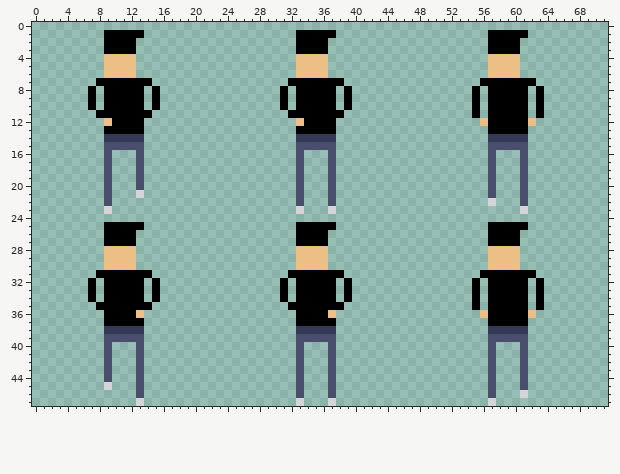
A sprite sheet gets an edit: Assets/Assets 2D/npc1_walk_up.png. This is how it looked before the edit.
The file is 72x48 pixels. The old version is drawn lined up with the new one.
Once edited:
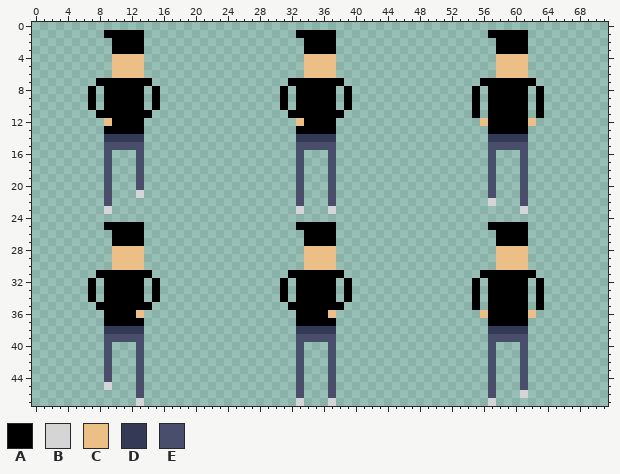
Palette (. is transparent): A #000000  B #d5d5d6  C #ebbf86  D #343955  E #494e6c
What changed:
drawings rearranged on the sheet (the old picture shows each at its new place)
@@ x 0..71 @@
  1 .........AAAAA...................AAAAA...................AAAAA..........
- 2 .........AAAA....................AAAA....................AAAA...........
- 3 .........AAAA....................AAAA....................AAAA...........
- 4 .........CCCC....................CCCC....................CCCC...........
- 5 .........CCCC....................CCCC....................CCCC...........
- 6 .........CCCC....................CCCC....................CCCC...........
+ 2 ..........AAAA....................AAAA....................AAAA..........
+ 3 ..........AAAA....................AAAA....................AAAA..........
+ 4 ..........CCCC....................CCCC....................CCCC..........
+ 5 ..........CCCC....................CCCC....................CCCC..........
+ 6 ..........CCCC....................CCCC....................CCCC..........
  7 ........AAAAAAA.................AAAAAAA.................AAAAAAA.........
@@ x 0..71 @@
 25 .........AAAAA...................AAAAA...................AAAAA..........
-26 .........AAAA....................AAAA....................AAAA...........
-27 .........AAAA....................AAAA....................AAAA...........
-28 .........CCCC....................CCCC....................CCCC...........
-29 .........CCCC....................CCCC....................CCCC...........
-30 .........CCCC....................CCCC....................CCCC...........
+26 ..........AAAA....................AAAA....................AAAA..........
+27 ..........AAAA....................AAAA....................AAAA..........
+28 ..........CCCC....................CCCC....................CCCC..........
+29 ..........CCCC....................CCCC....................CCCC..........
+30 ..........CCCC....................CCCC....................CCCC..........
 31 ........AAAAAAA.................AAAAAAA.................AAAAAAA.........
Changed places in both pictures, as pixel boxes (x1, y1, x2, y2):
changed: (104, 38, 144, 78)
changed: (296, 38, 336, 78)
changed: (488, 38, 528, 78)
changed: (104, 230, 144, 270)
changed: (296, 230, 336, 270)
changed: (488, 230, 528, 270)
